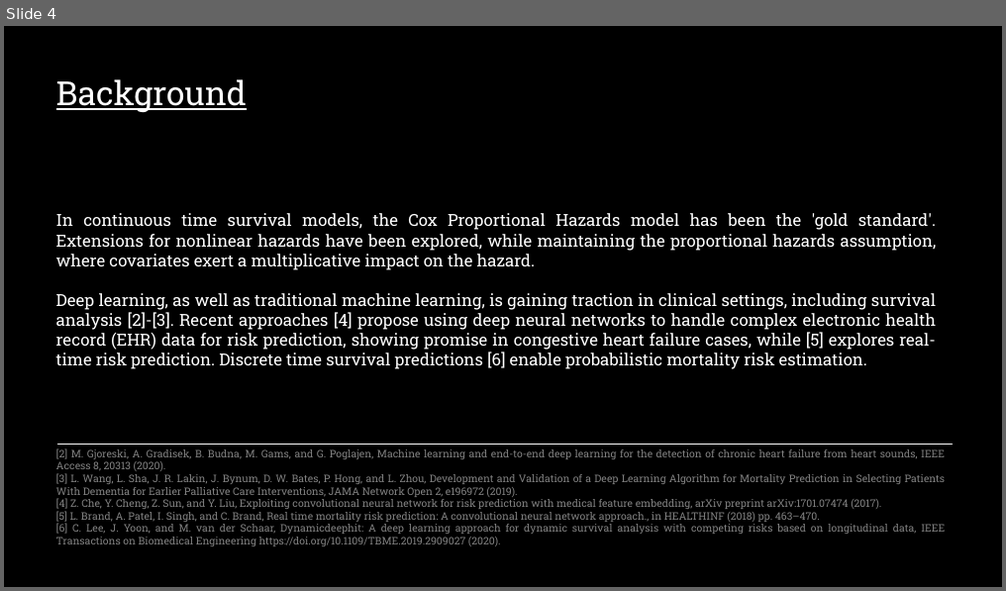
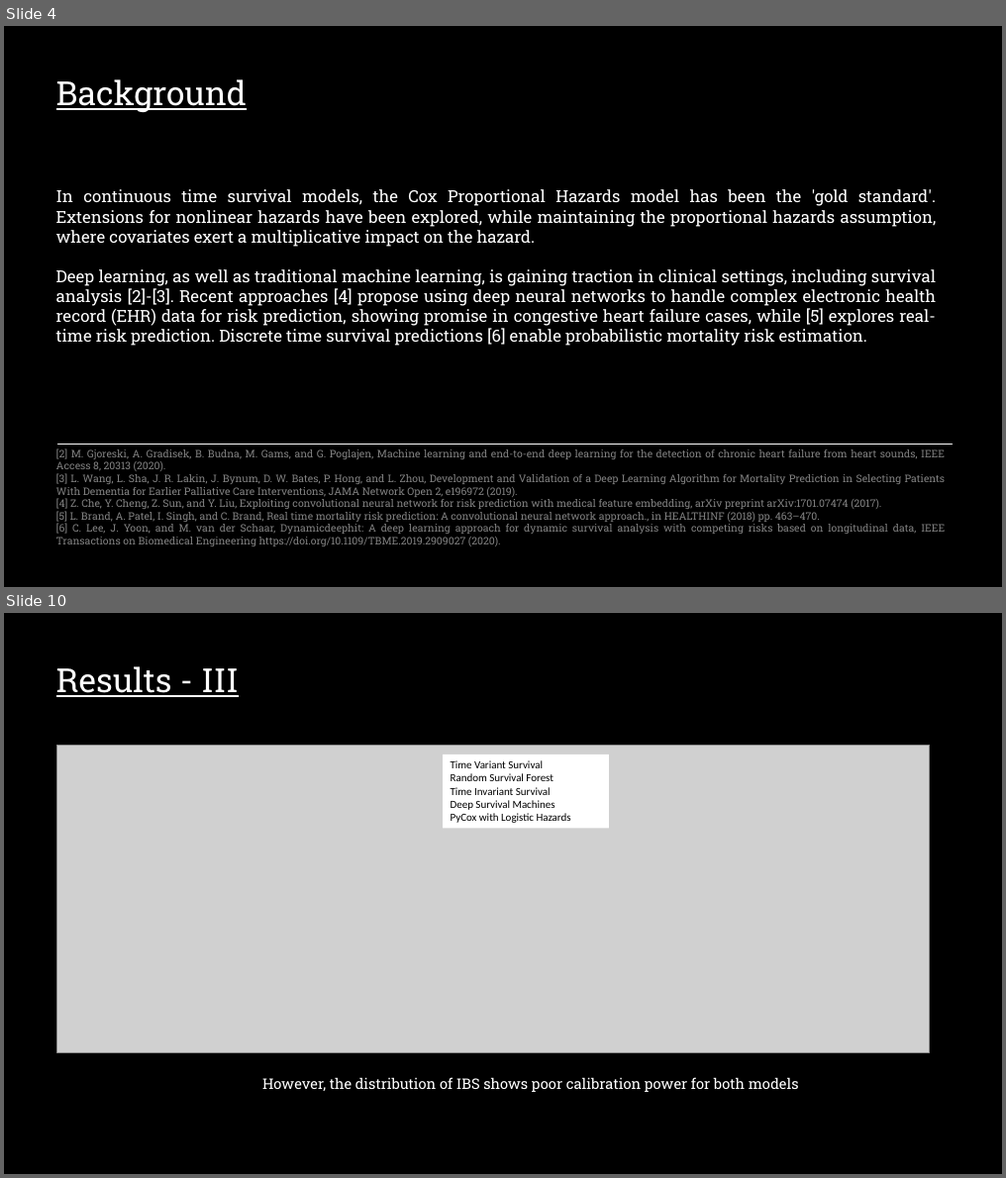
Before and after one commit to sourasen1011/UoE_Research_Project_2023, a slide deck: presentations/powerpoint_presentation/my_presentation.pptx. Shown one above the other, each under a label of ours: slide 4 before the commit, slides 4 and 10 after it; the slides between them are not shown. The pictures are 1006x591 and 1006x1178 pixels, drawn with LibreOffice and Linux fonts; fonts in the diff are those of the drawing; grey boxes stand for pictures. Boxes give left, top, right and bottom in pixels: in the first picture for what was removed or moved away, otherwise in the second. Text is boxed around its words. In the diff, an @@ line names an element or a change of style, - is before the commit and + after.

```diff
--- a/presentations/powerpoint_presentation/my_presentation.pptx
+++ b/presentations/powerpoint_presentation/my_presentation.pptx
@@ slide 10 added at bbox=[4, 613, 1002, 1174], background #000000 @@
@@ text added at bbox=[56, 666, 239, 697], 32 pt, text #FFFFFF, underline @@
+Results - III
@@ picture added at bbox=[57, 745, 930, 1054] @@
@@ rectangle added at bbox=[443, 755, 609, 828], fill #FFFFFF, 10.5 pt, text #000000 @@
+Time Variant Survival
+Random Survival Forest
+Time Invariant Survival
+Deep Survival Machines
+PyCox with Logistic Hazards
@@ text added at bbox=[262, 1077, 799, 1092], 14 pt, text #FFFFFF @@
+However, the distribution of IBS shows poor calibration power for both models
@@ slide 4 changed as well @@
@@ background #FFFFFF to #000000 @@
@@ rectangle removed at bbox=[4, 26, 1002, 587] @@
@@ text "In continuous time survival models, ...": place and size @@
-text "In continuous time survival models, ..." at bbox=[56, 213, 937, 370]
+text "In continuous time survival models, ..." at bbox=[56, 189, 937, 346]
```
Also in this commit, not shown: 6 other slides changed, 6 other slides added, 2 slides removed, 4 other files.
